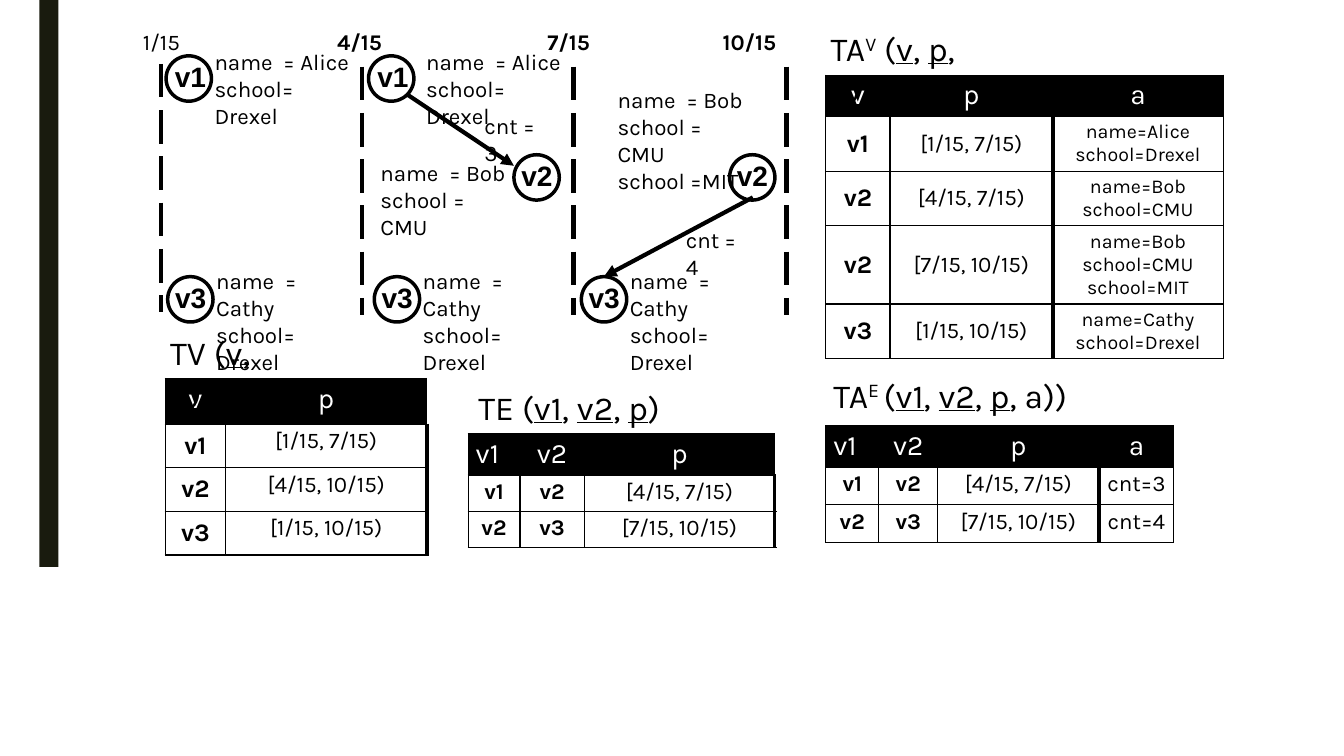
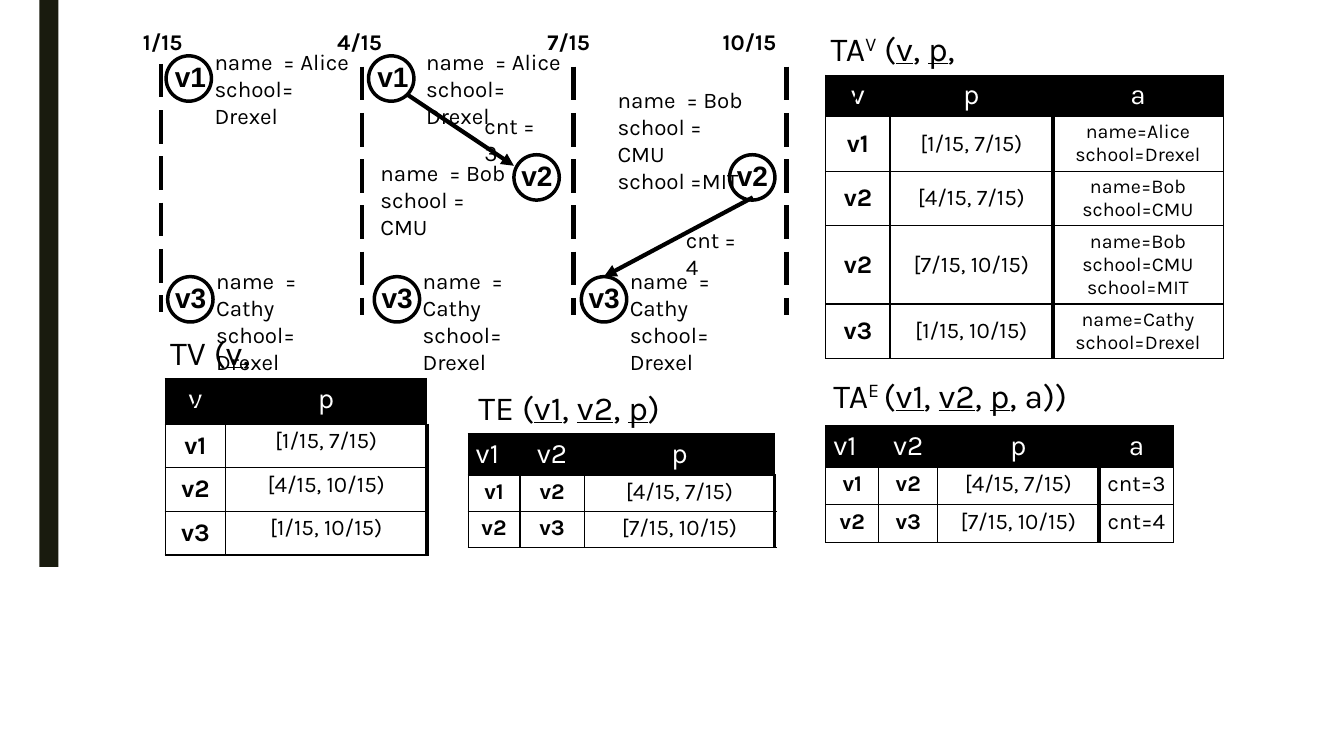
Before and after one commit to PortalDB/portal, a slide deck: slide 3 of paper/pvldb2016/figs/model.pptx. Drawn at 1344x756 pixels with LibreOffice and Linux fonts; fonts in the diff are those of the drawing. Boxes give left, top, right and bottom in pixels: in the first picture for what was removed or moved away, otherwise in the second. Text is boxed around its words. In the diff, an @@ line names an element or a change of style, - is before the commit and + after.

```diff
--- a/paper/pvldb2016/figs/model.pptx
+++ b/paper/pvldb2016/figs/model.pptx
@@ text "1/15" at [143,33,182,57]: bold on @@
```
Also in this commit, not shown: 3 other slides changed, 3 slides added, 12 other files.
